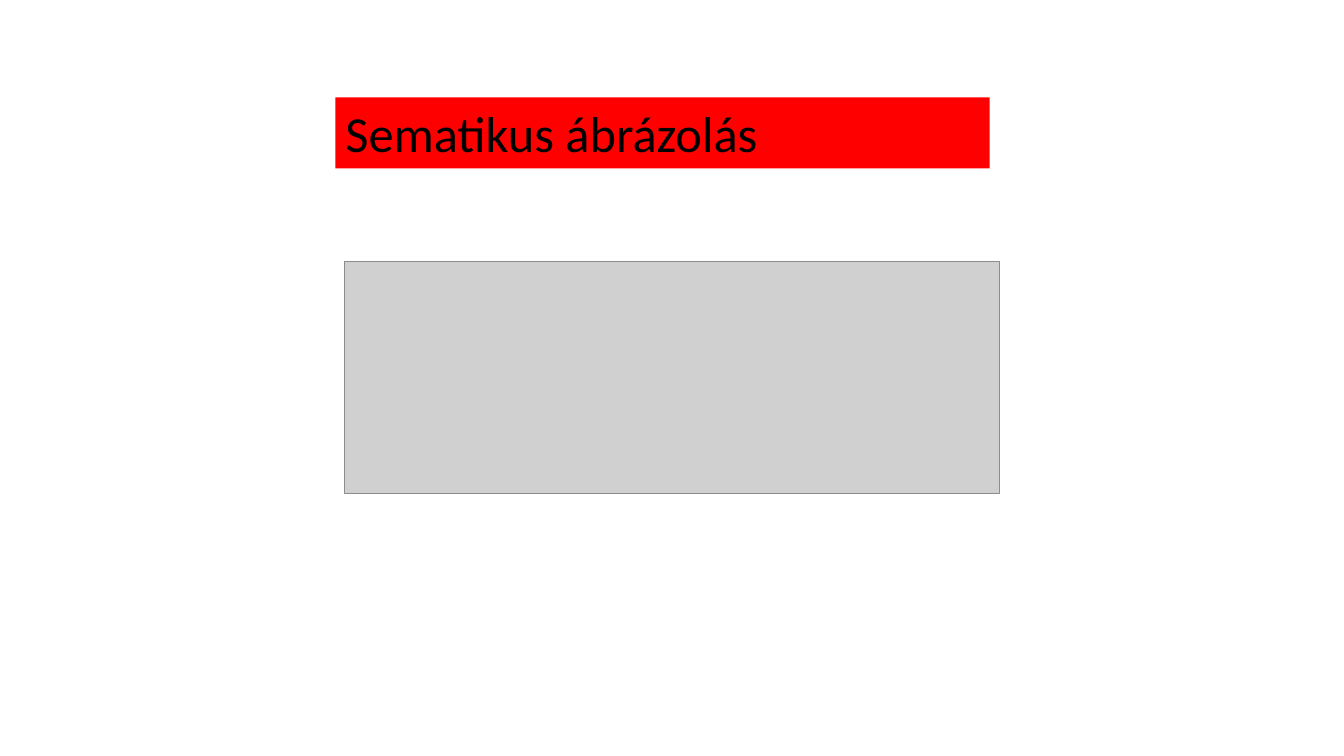
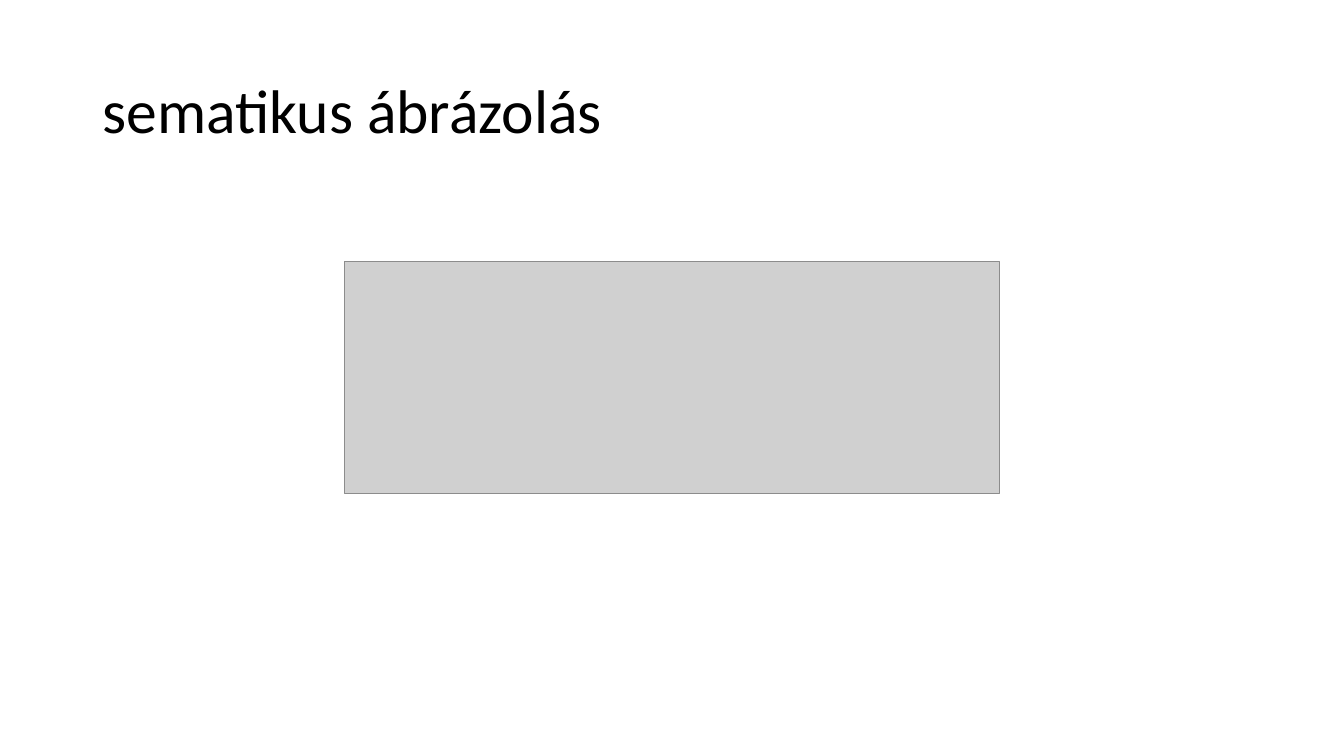
Before and after one commit to LilianaBohus/chemistry-presenations, a slide deck: slide 18 of formulations-and-surfactants.pptx (slide 17 before the commit). Drawn at 1344x756 pixels with LibreOffice and Linux fonts; fonts in the diff are those of the drawing; grey boxes stand for pictures. Boxes give left, top, right and bottom in pixels: in the first picture for what was removed or moved away, otherwise in the second. Text is boxed around its words. In the diff, an @@ line names an element or a change of style, - is before the commit and + after.

```diff
--- a/formulations-and-surfactants.pptx
+++ b/formulations-and-surfactants.pptx
@@ title "sematikus ábrázolás": place and size @@
-title "sematikus ábrázolás" at (336,98,990,169)
+title "sematikus ábrázolás" at (102,90,602,134)
@@ title "sematikus ábrázolás" at (102,90,602,134): vertical alignment top to middle; fill #FF0000 to none @@
@@ title at (102,90,602,134): text changed; size 36 to 44 pt @@
-Sematikus ábrázolás
+sematikus ábrázolás
```
Also in this commit, not shown: 9 other slides changed, 1 slide added.
